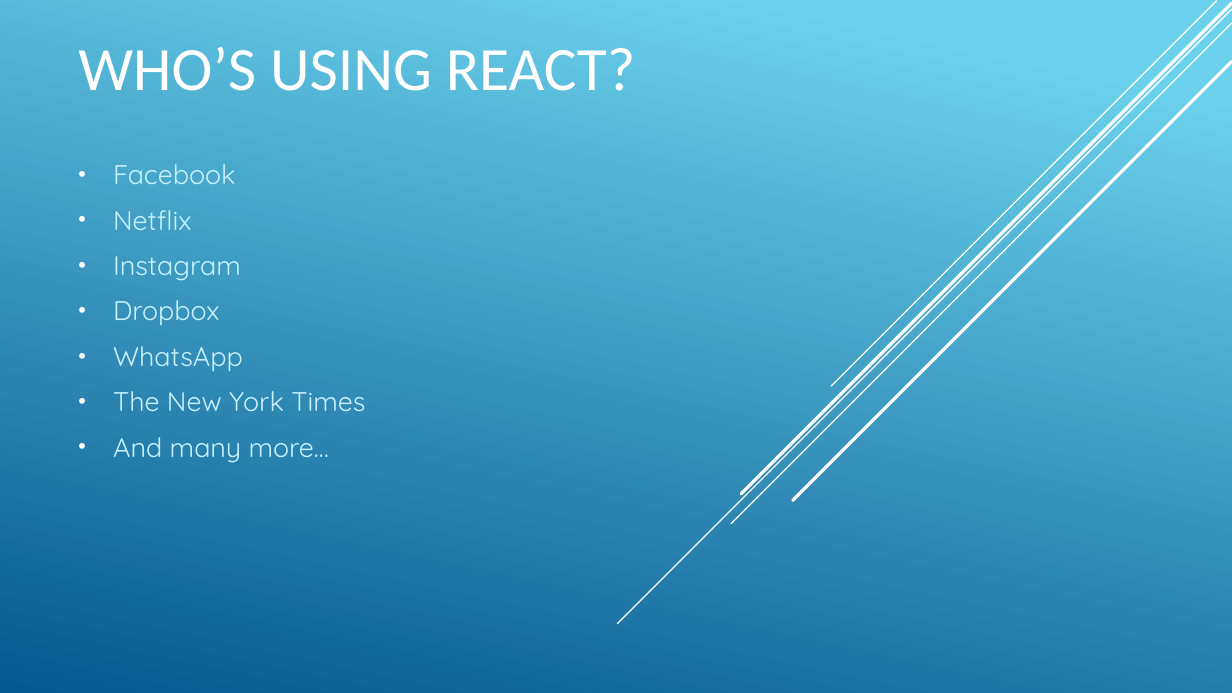
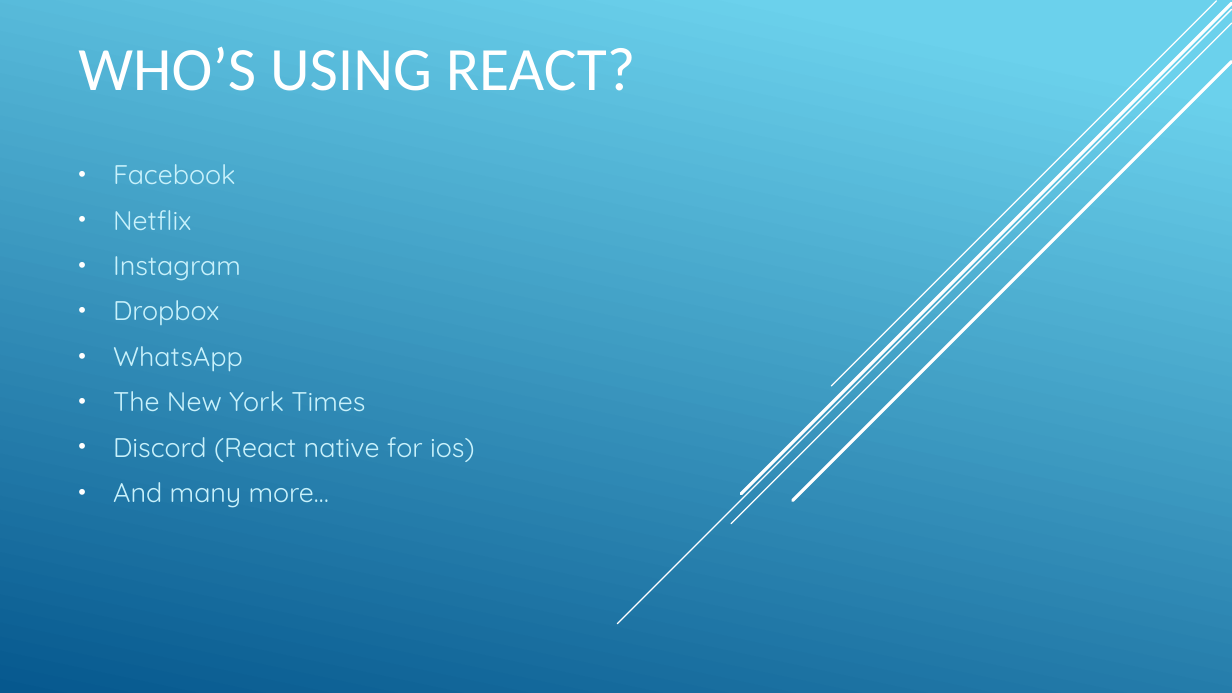
Before and after one commit to HaydenBruin/Crypto-React-Redux, a slide deck: slide 6 of reactjs-introduction.pptx (slide 5 before the commit). Drawn at 1232x693 pixels with LibreOffice and Linux fonts; fonts in the diff are those of the drawing; background and template pictures are left out. Boxes give left, top, right and bottom in pixels: in the first picture for what was removed or moved away, otherwise in the second. Text is boxed around its words. In the diff, an @@ line names an element or a change of style, - is before the commit and + after.

Commit message:
Updating presentation on react

```diff
--- a/reactjs-introduction.pptx
+++ b/reactjs-introduction.pptx
@@ subtitle at [113,437,474,462]: paragraph added @@
+• Discord (React native for ios)
```
Also in this commit, not shown: 1 other slide changed, 1 slide added, 2 slides removed.
